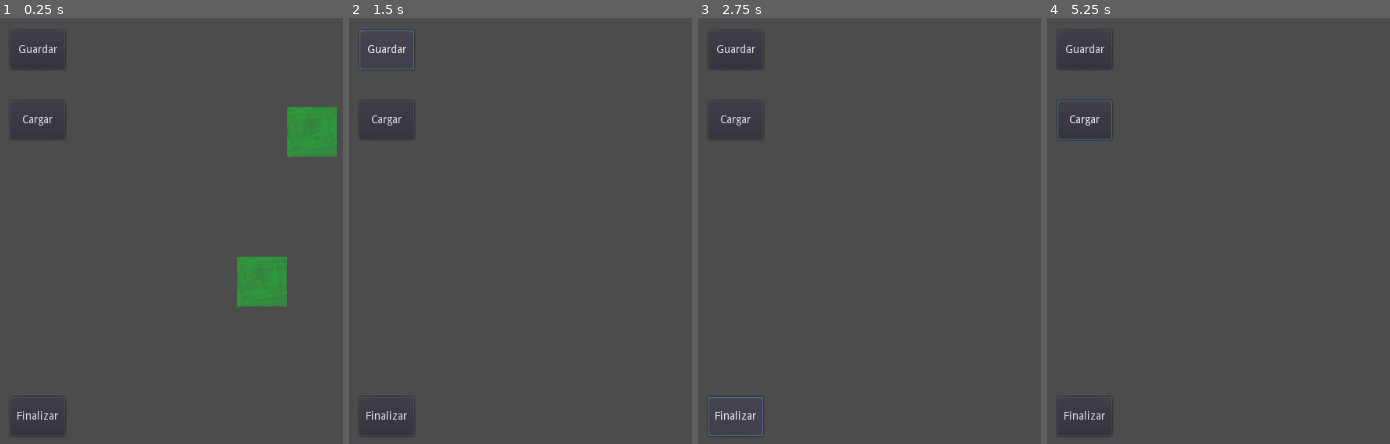
Above: before the commit, frames 1-4 (left to right).
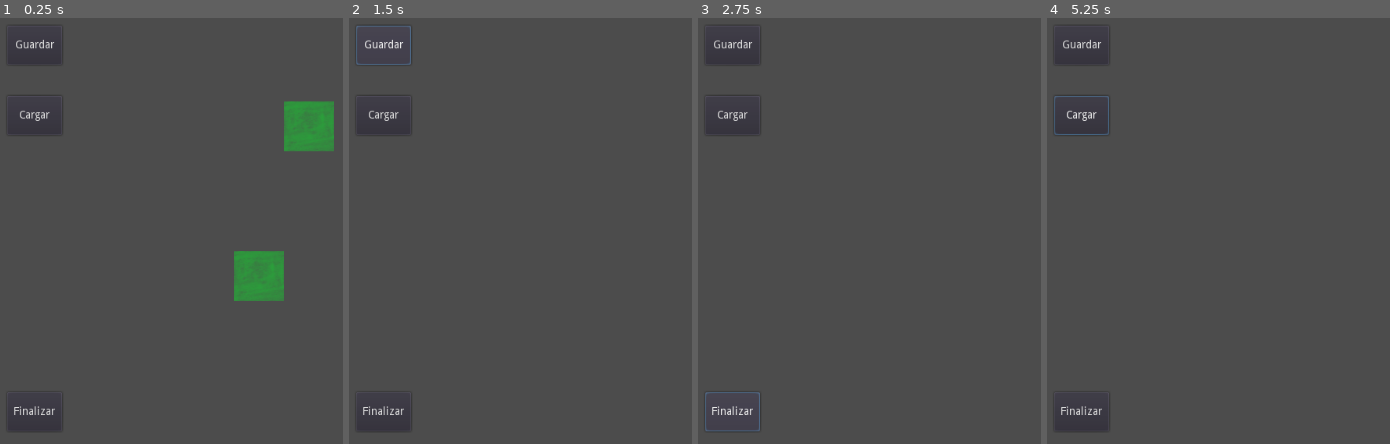
Above: after the commit, the same moments.

Repository: SergioJimenezM/EditorDeMapas
Game: Godot game, scene res://mapaProvicional.tscn
Two runs of this game, one before a commit and one after it. Both use one fixed random seed, a clock stepped at 60 frames per second and the inputs below.
Inputs (mouse positions are in pixels of both pictures, inside the frame that each line leads up to):
- Up to frame 1 (0.25 s): no input
- Up to frame 2 (1.5 s): click "Cargar" at 0.5 s; click "Guardar" at 1.25 s
- Up to frame 3 (2.75 s): click "Finalizar" at 2 s
- Up to frame 4 (5.25 s): tap Enter at 2.75, 4.25 s; move the mouse to (outside the picture) at 2.77 s; hold Right (ui_right) 2.78-3.53 s; click (outside the picture) at 2.92 s; tap Space at 3.5, 5 s; move the mouse to (1273, 265) at 3.52 s; hold Down (ui_down) 3.53-4.28 s; click (1273, 265) at 3.67 s; move the mouse to (outside the picture) at 4.27 s; hold Right (ui_right) 4.28-5.03 s; click (outside the picture) at 4.42 s; move the mouse to (outside the picture) at 5.02 s; hold Up (ui_up) from 5.03 s (still down); click (outside the picture) at 5.17 s

The runs differ from the first frame. In frame 1, 1.8% of the frame differs, in the area x 4-99%, y 5-98%; in frame 2, 0.8%; in frame 3, 0.8%; in frame 4, 0.8%.
Error before the commit: Invalid call. Nonexistent function 'get_name' in base 'Nil'. (res://scripts/editorScript.gd:53)
Error after the commit: Invalid call. Nonexistent function 'get_name' in base 'Nil'. (res://scripts/editorScript.gd:49)

Commit message:
presionar los botones no dispara el metodo que coloca un bloque, la camara se mueve con las acciones predefinidas del boton de direccion configurado

Diff:
--- a/mapaProvicional.tscn
+++ b/mapaProvicional.tscn
@@ -1,7 +1,8 @@
-[gd_scene load_steps=3 format=2]
+[gd_scene load_steps=4 format=2]
 
 [ext_resource path="res://scripts/editorScript.gd" type="Script" id=1]
 [ext_resource path="res://tileSet/tileset.tres" type="TileSet" id=2]
+[ext_resource path="res://scripts/camara.gd" type="Script" id=3]
 
 [node name="raiz" type="Node2D"]
 script = ExtResource( 1 )
@@ -11,29 +12,42 @@
 format = 1
 tile_data = PoolIntArray( 131078, 0, 0, 327685, 0, 0 )
 
-[node name="botonera" type="Control" parent="."]
-margin_right = 140.0
-margin_bottom = 603.0
+[node name="camara" type="Camera2D" parent="."]
+position = Vector2( 515.608, 306.964 )
+current = true
+script = ExtResource( 3 )
 
-[node name="Cargar" type="Button" parent="botonera"]
+[node name="botonera" type="Control" parent="camara"]
+margin_left = -515.581
+margin_top = -306.084
+margin_right = -375.581
+margin_bottom = 296.916
+__meta__ = {
+"_edit_use_anchors_": false
+}
+
+[node name="Cargar" type="Button" parent="camara/botonera"]
 margin_left = 30.0
 margin_top = 120.0
 margin_right = 100.0
 margin_bottom = 170.0
 text = "Cargar"
+__meta__ = {
+"_edit_use_anchors_": false
+}
 
-[node name="Guardar" type="Button" parent="botonera"]
+[node name="Guardar" type="Button" parent="camara/botonera"]
 margin_left = 30.0
 margin_top = 30.0
 margin_right = 100.0
 margin_bottom = 80.0
 text = "Guardar"
 
-[node name="Salir" type="Button" parent="botonera"]
+[node name="Salir" type="Button" parent="camara/botonera"]
 margin_left = 30.0
 margin_top = 500.0
 margin_right = 100.0
 margin_bottom = 550.0
 text = "Finalizar"
-[connection signal="pressed" from="botonera/Cargar" to="." method="cargar"]
-[connection signal="pressed" from="botonera/Guardar" to="." method="guardar"]
+[connection signal="pressed" from="camara/botonera/Cargar" to="." method="cargar"]
+[connection signal="pressed" from="camara/botonera/Guardar" to="." method="guardar"]
--- /dev/null
+++ b/scripts/camara.gd
@@ -0,0 +1,13 @@
+extends Camera2D
+
+export var velocidadDeLaCamara = 10
+export var limitesDeLaCamara = Vector2(200, 200)
+
+func _process(delta):
+	var moverX = int(Input.is_action_pressed("ui_right")) - int(Input.is_action_pressed("ui_left"))
+	var moverY = int(Input.is_action_pressed("ui_down")) - int(Input.is_action_pressed("ui_up"))
+
+	var DeltaMultiplicado = velocidadDeLaCamara * delta
+
+	position.x = lerp(position.x, position.x - moverX * velocidadDeLaCamara, DeltaMultiplicado)
+	position.y = lerp(position.y, position.y - moverY * velocidadDeLaCamara, DeltaMultiplicado)
--- a/scripts/editorScript.gd
+++ b/scripts/editorScript.gd
@@ -14,30 +14,26 @@
 	loDeLosTiles = get_node("loDeLosTiles")
 	#se toma un puntero al nodo hijo para mayor comodidad
 
-func _input(event):
+#Si un input event no es respondido, se ejecuta este metodo
+func _unhandled_input(event):
 	if(event is InputEventMouseButton and event.is_pressed()):
 		if(event.button_index == BUTTON_WHEEL_UP or event.button_index == BUTTON_WHEEL_DOWN):
 			if(spriteActual == 0):
 				spriteActual = 1
 			else:
 				spriteActual = 0
-		#toma las presiones del mouse despues de el punto 130
-		#esto por que no quiero estorbarle a los botones
-		#¿ahora como carajos muevo la camara con la posicion del mouse
-		#sin romper ese limite arbitrario?
-		if(event.position.x > 130):
-			if(event.button_index == BUTTON_LEFT and event.pressed):
-				#en caso de presionar el boton izquierdo
-				var tilePos = loDeLosTiles.world_to_map(event.position)
-				#toma un vector(x,y) y lo traduce en coordenadas de malla
-				loDeLosTiles.set_cellv(tilePos, spriteActual)
-				#cambia la celda de la posicion por el sprite(0:yerba 1:tierra)
-			if(event.button_index == BUTTON_RIGHT and event.pressed):
-				#igual pero con el boton contrario
-				var tilePos = loDeLosTiles.world_to_map(event.position)
-				#exactamente lo mismo, pero la posicion cambiará
-				loDeLosTiles.set_cellv(tilePos, -1)
-				#un -1 va a eliminar el sprite en ese sitio de la malla
+		if(event.button_index == BUTTON_LEFT and event.pressed):
+			#en caso de presionar el boton izquierdo
+			var tilePos = loDeLosTiles.world_to_map(get_global_mouse_position())
+			#toma un vector(x,y) y lo traduce en coordenadas de malla
+			loDeLosTiles.set_cellv(tilePos, spriteActual)
+			#cambia la celda de la posicion por el sprite(0:yerba 1:tierra)
+		if(event.button_index == BUTTON_RIGHT and event.pressed):
+			#igual pero con el boton contrario
+			var tilePos = loDeLosTiles.world_to_map(get_global_mouse_position())
+			#exactamente lo mismo, pero la posicion cambiará
+			loDeLosTiles.set_cellv(tilePos, -1)
+			#un -1 va a eliminar el sprite en ese sitio de la malla
 
 func guardar():
 	var archivador = File.new()
@@ -56,5 +52,3 @@
 
 func salir():
 	guardar()
-
-	pass
